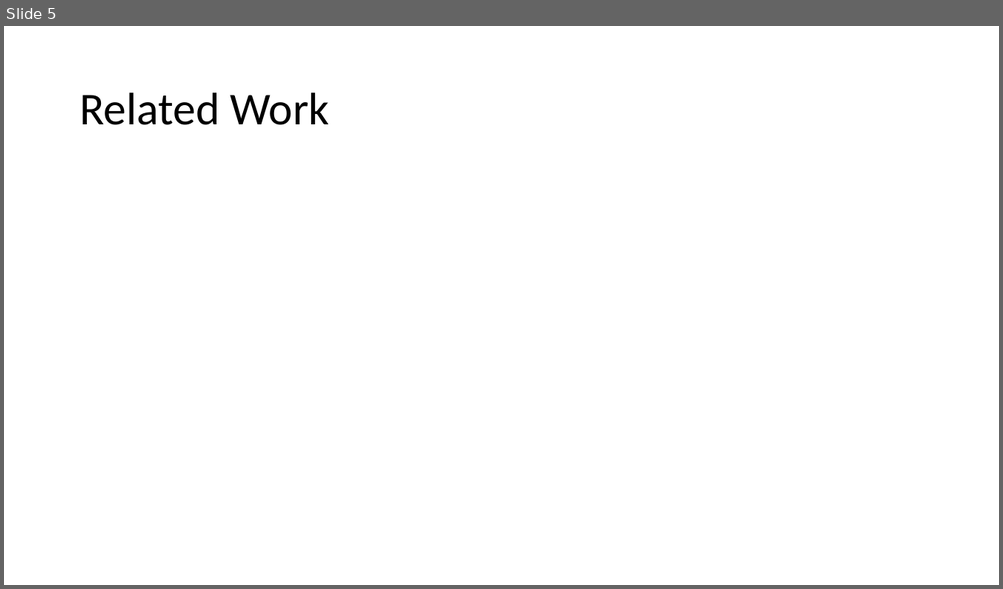
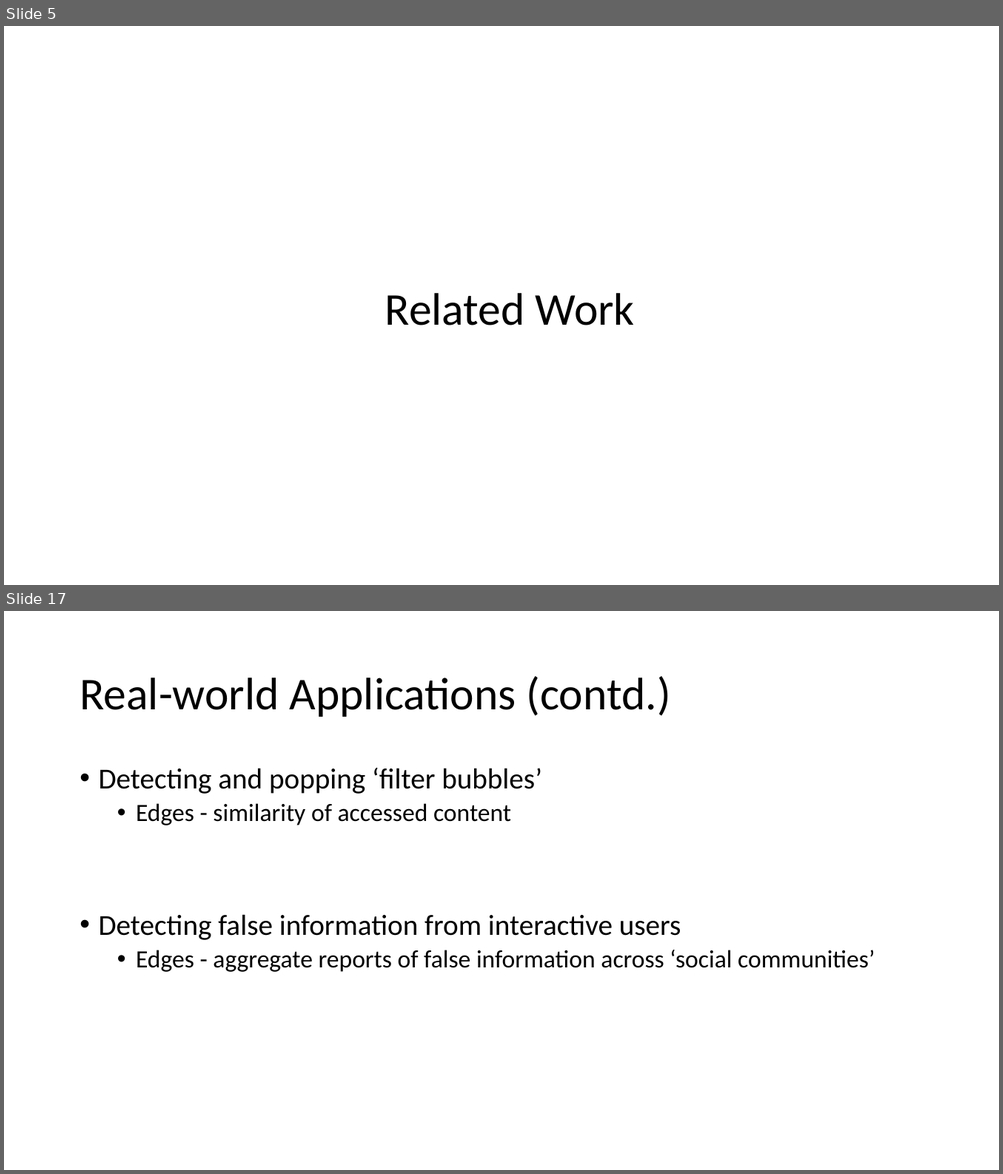
Before and after one commit to mikh/CS591-Social-Networks, a slide deck: PPT/skeleton.ppt.pptx. Shown one above the other, each under a label of ours: slide 5 before the commit, slides 5 and 17 after it; the slides between them are not shown. The pictures are 1003x589 and 1003x1174 pixels, drawn with LibreOffice and Linux fonts; fonts in the diff are those of the drawing; background and template pictures are left out. Boxes give left, top, right and bottom in pixels: in the first picture for what was removed or moved away, otherwise in the second. Text is boxed around its words. In the diff, an @@ line names an element or a change of style, - is before the commit and + after.

```diff
--- a/PPT/skeleton.ppt.pptx
+++ b/PPT/skeleton.ppt.pptx
@@ slide 17 added at (4, 611, 999, 1170), background picture (left out) @@
@@ title added at (79, 676, 671, 717), 44 pt, text #000000 @@
+Real-world Applications (contd.)
@@ text added at (99, 768, 874, 972), 24 pt, text #000000 @@
+• Detecting and popping ‘filter bubbles’
+  • Edges - similarity of accessed content
+• Detecting false information from interactive users
+  • Edges - aggregate reports of false information across ‘social communities’
@@ slide 5 changed as well @@
@@ title "Related Work": place and size @@
-title "Related Work" at (79, 93, 329, 125)
+title "Related Work" at (385, 293, 634, 326)
@@ title "Related Work" at (385, 293, 634, 326): alignment left to centre @@
```
Also in this commit, not shown: 5 other slides changed, 16 other slides added, 2 slides removed, 6 other files.
